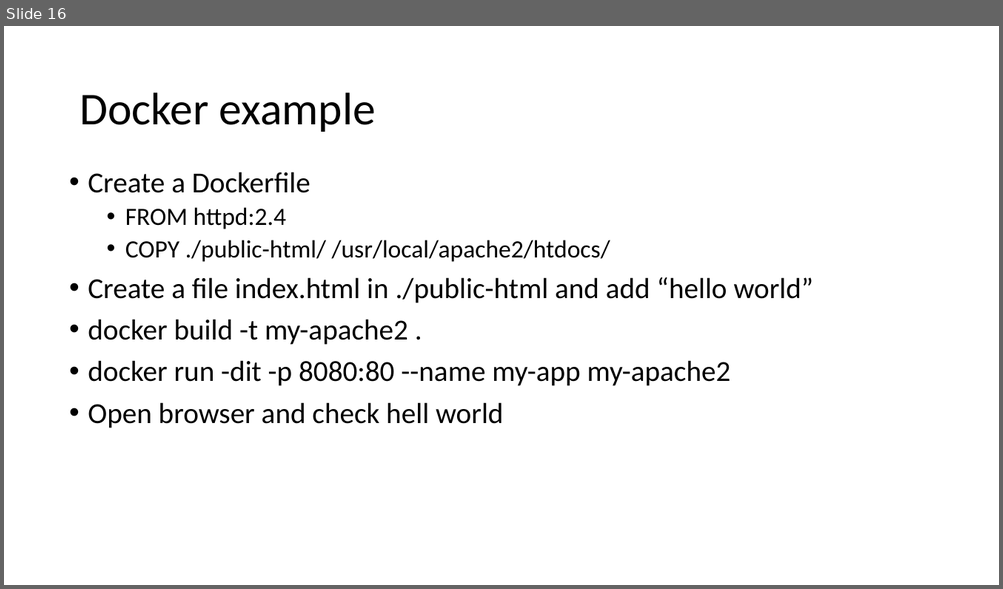
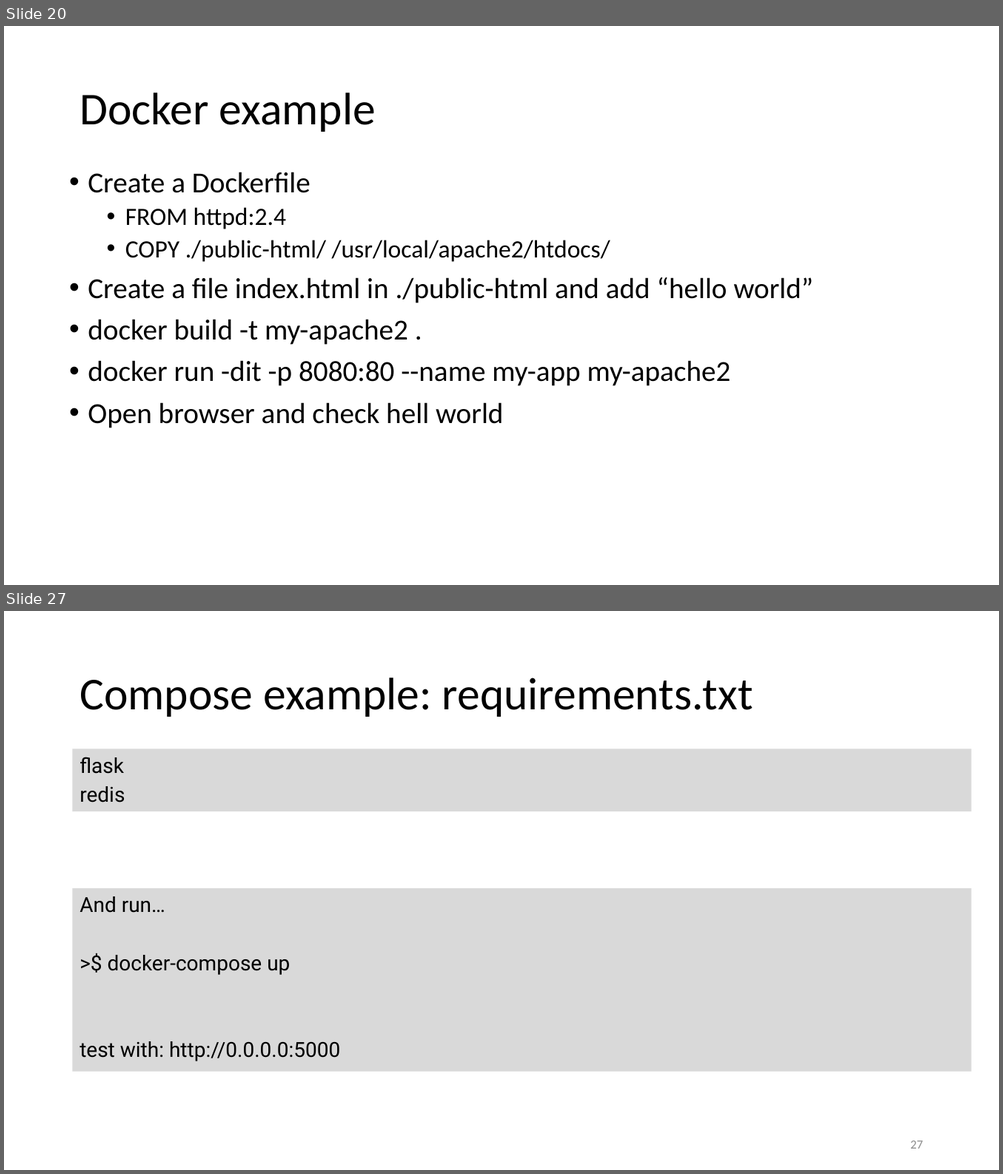
Before and after one commit to uwacsp/cits5503, a slide deck: Lectures/CITS5503Virtualisation.pptx. Shown one above the other, each under a label of ours: slide 16 before the commit, slides 20 and 27 after it; the slides between them are not shown. The pictures are 1003x589 and 1003x1174 pixels, drawn with LibreOffice and Linux fonts; fonts in the diff are those of the drawing. Boxes give left, top, right and bottom in pixels: in the first picture for what was removed or moved away, otherwise in the second. Text is boxed around its words. In the diff, an @@ line names an element or a change of style, - is before the commit and + after.

```diff
--- a/Lectures/CITS5503Virtualisation.pptx
+++ b/Lectures/CITS5503Virtualisation.pptx
@@ slide 27 added at (x1=4, y1=611, x2=999, y2=1170), background #FFFFFF @@
@@ title added at (x1=79, y1=678, x2=753, y2=717), 44 pt, text #000000 @@
+Compose example: requirements.txt
@@ rectangle added at (x1=73, y1=749, x2=972, y2=812), fill #D9D9D9, 20 pt, text #000000 @@
+flask
+redis
@@ rectangle added at (x1=73, y1=889, x2=972, y2=1072), fill #D9D9D9, 20 pt, text #000000 @@
+And run…
+>$ docker-compose up
+test with: http://0.0.0.0:5000
@@ page number added at (x1=910, y1=1141, x2=922, y2=1149), 12 pt, text #8C8C8C @@
+27
@@ what was slide 16 is now slide 20 @@
```
Also in this commit, not shown: 1 slide changed, 20 other slides added, 1 slide removed, 4 other files.
